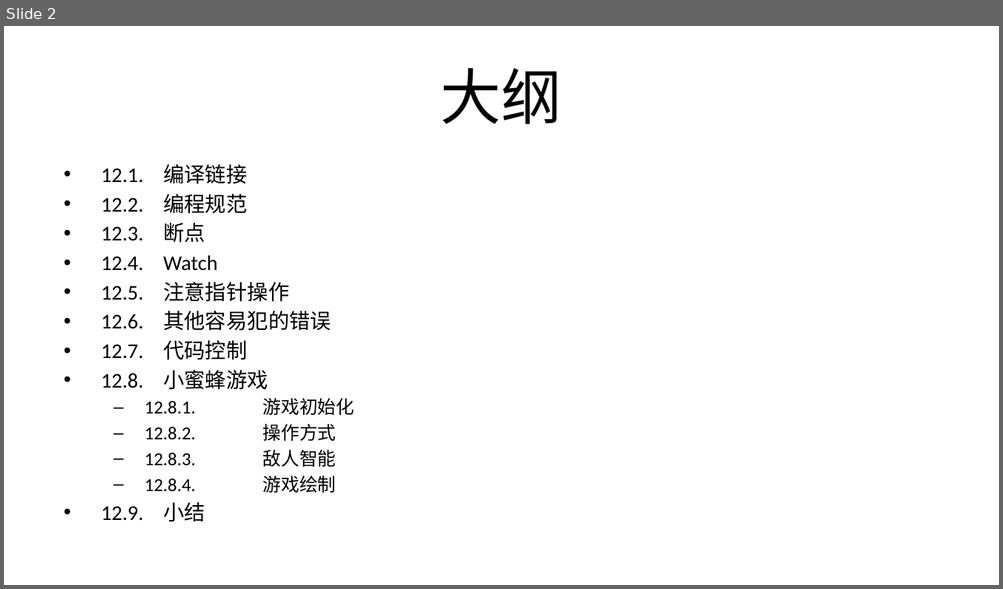
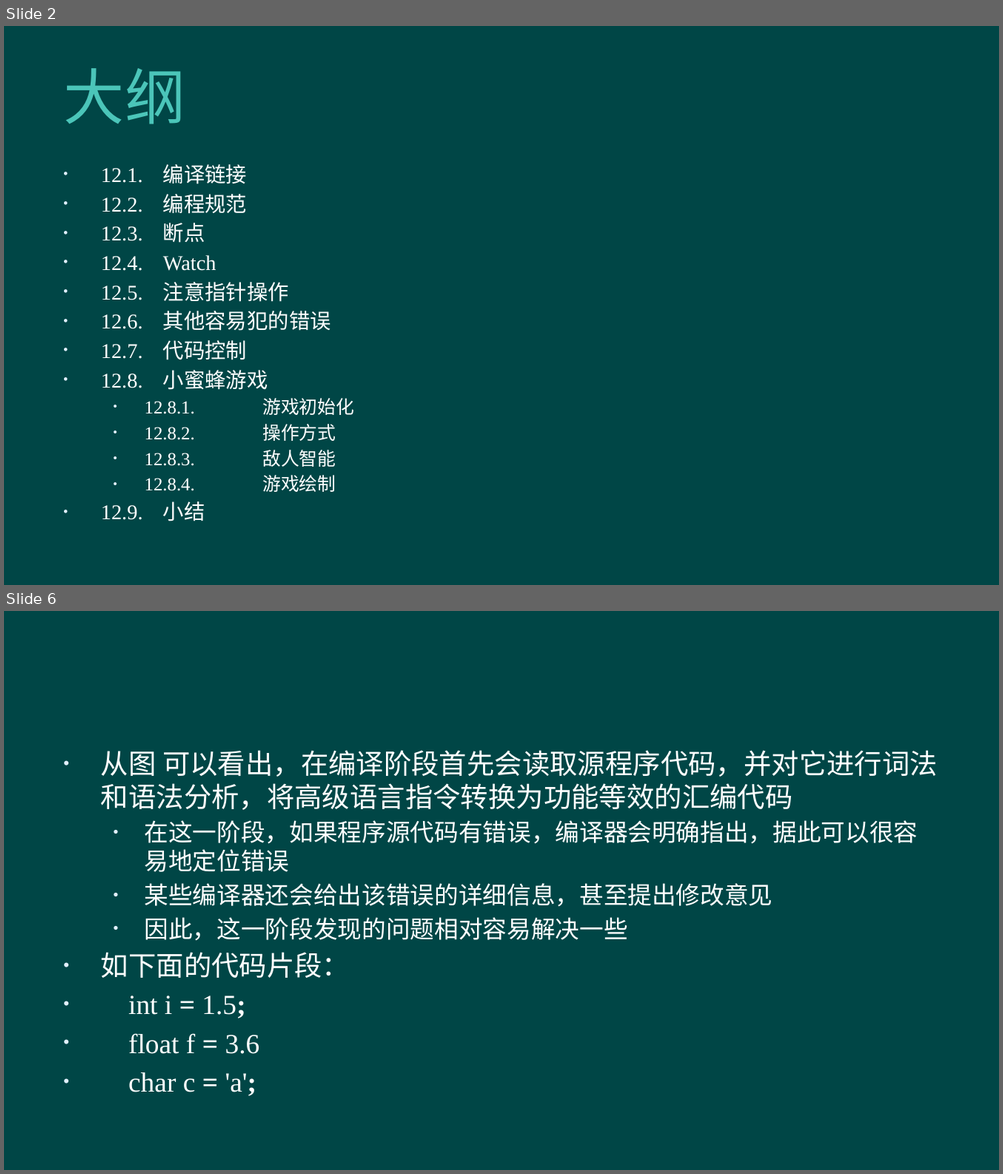
Before and after one commit to hanhonglei/Course_BasicGameProgramming, a slide deck: 第12章 程序调试技巧/第12章 程序调试技巧.pptx. Shown one above the other, each under a label of ours: slide 2 before the commit, slides 2 and 6 after it; the slides between them are not shown. The pictures are 1003x589 and 1003x1174 pixels, drawn with LibreOffice and Linux fonts; fonts in the diff are those of the drawing; background and template pictures are left out. Boxes give left, top, right and bottom in pixels: in the first picture for what was removed or moved away, otherwise in the second. Text is boxed around its words. In the diff, an @@ line names an element or a change of style, - is before the commit and + after.

```diff
--- a/第12章 程序调试技巧/第12章 程序调试技巧.pptx
+++ b/第12章 程序调试技巧/第12章 程序调试技巧.pptx
@@ slide 6 added at <box>4,611,999,1170</box>, background #004646 @@
@@ text added at <box>101,750,937,1096</box>, 20 pt, text #FFFFFF @@
+• 从图 可以看出，在编译阶段首先会读取源程序代码，并对它进行词法和语法分析，将高级语言指令转换为功能等效的汇编代码
+  • 在这一阶段，如果程序源代码有错误，编译器会明确指出，据此可以很容易地定位错误
+  • 某些编译器还会给出该错误的详细信息，甚至提出修改意见
+  • 因此，这一阶段发现的问题相对容易解决一些
+• 如下面的代码片段：
+• int i = 1.5;
+• float f = 3.6
+• char c = 'a';
@@ slide 2 changed as well @@
@@ background #FFFFFF to #004646 @@
@@ title "大纲" at <box>63,68,185,124</box>: text colour #000000 to #4BC5B9, letter spacing 0 to 0.5 pt; alignment centre to left @@
@@ text "12.1. 编译链接" at <box>101,164,354,492</box>: font Calibri to Times New Roman, text colour #000000 to #FFFFFF; bullet – to • @@
```
Also in this commit, not shown: 1 other slide changed, 44 other slides added.
